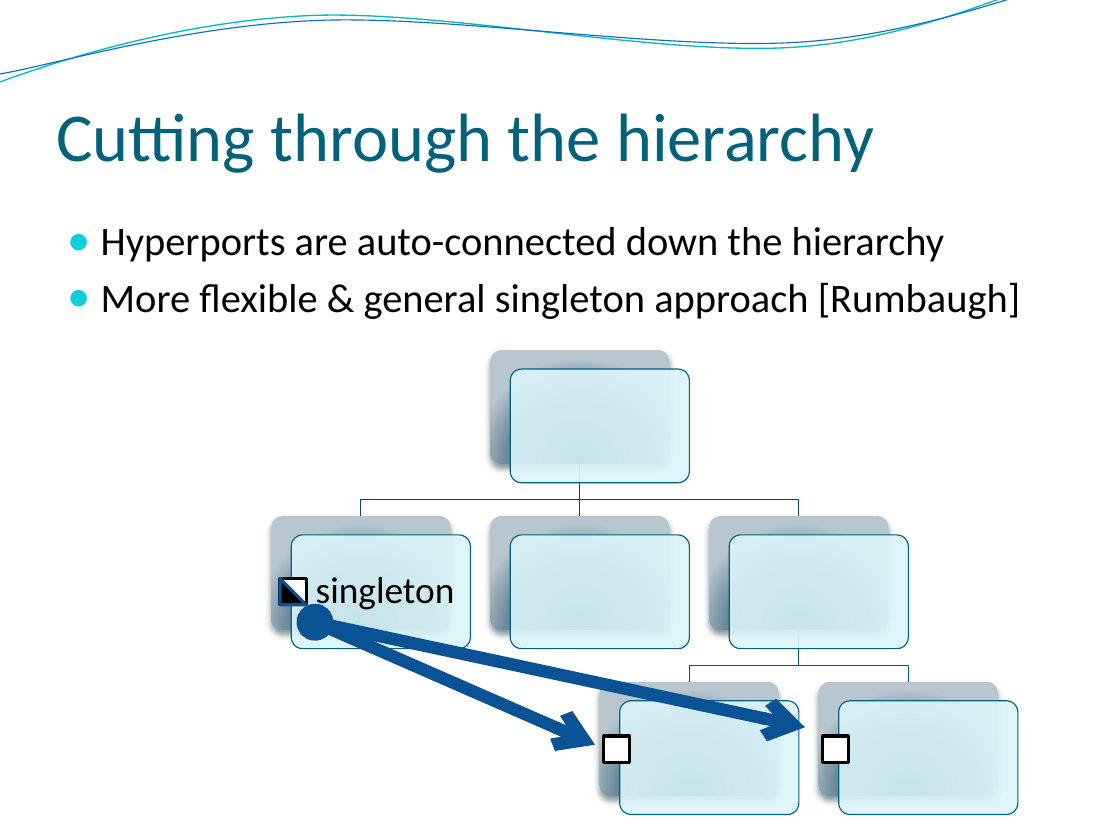
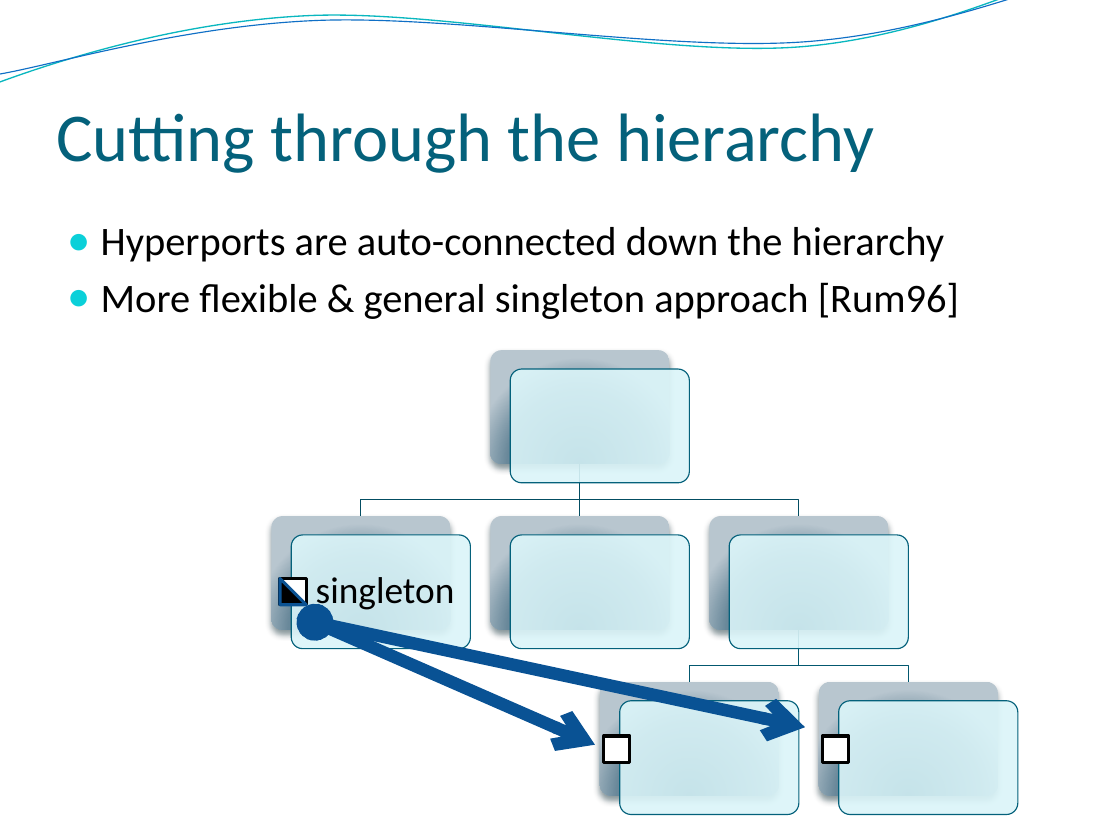
Before and after one commit to Intrinsarc/intrinsarc-evolve, a slide deck: slide 10 of Academic Work/presentations/prague/Evolve - Advanced.pptx. Drawn at 1120x840 pixels with LibreOffice and Linux fonts; fonts in the diff are those of the drawing; background and template pictures are left out. Boxes give left, top, right and bottom in pixels: in the first picture for what was removed or moved away, otherwise in the second. Text is boxed around its words. In the diff, an @@ line names an element or a change of style, - is before the commit and + after.

```diff
--- a/Academic Work/presentations/prague/Evolve - Advanced.pptx
+++ b/Academic Work/presentations/prague/Evolve - Advanced.pptx
@@ text at [101,282,959,319]: text changed @@
-● More flexible & general singleton approach [Rumbaugh]
+● More flexible & general singleton approach [Rum96]
```
Also in this commit, not shown: 7 other slides changed, 3 other files.
